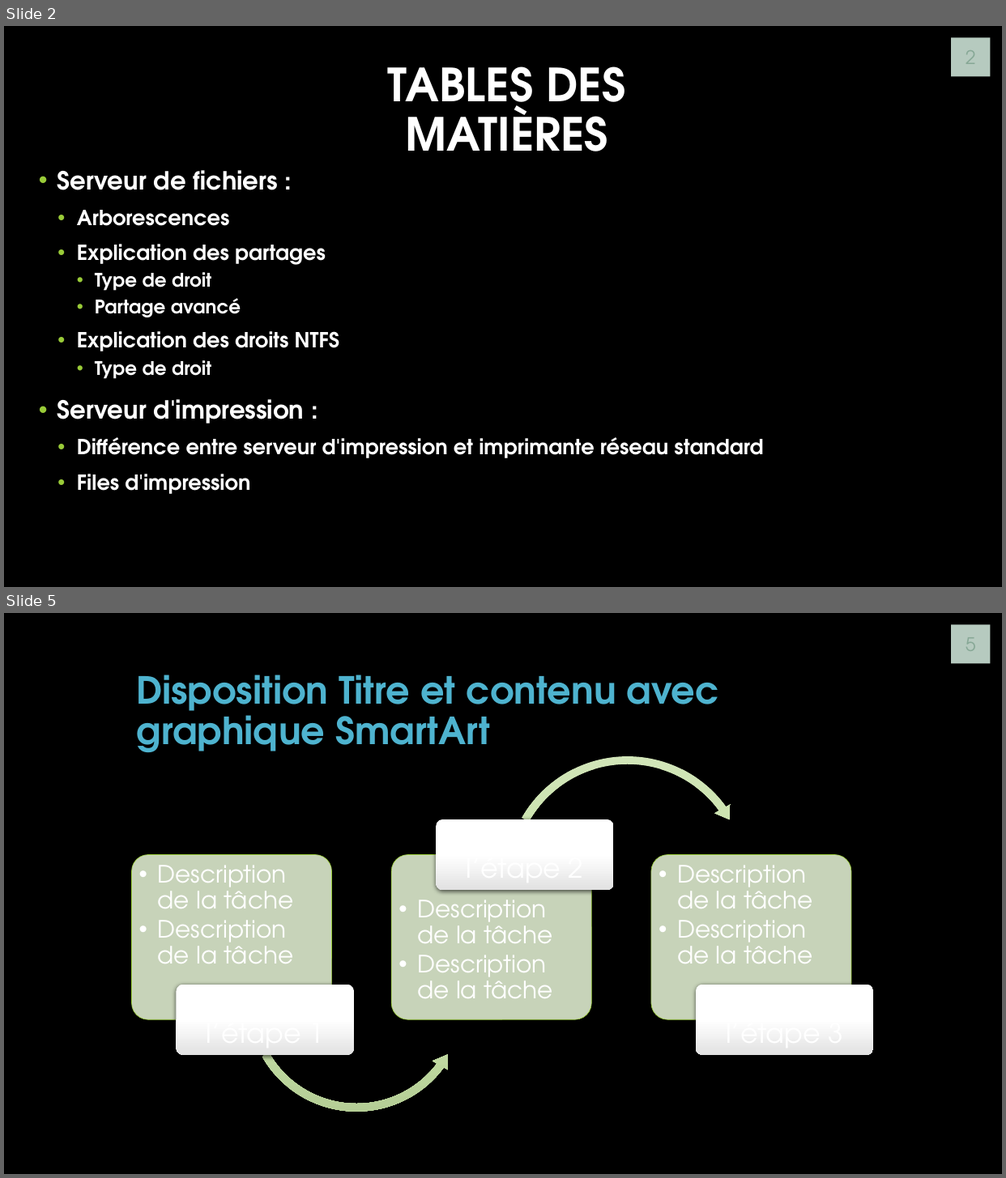
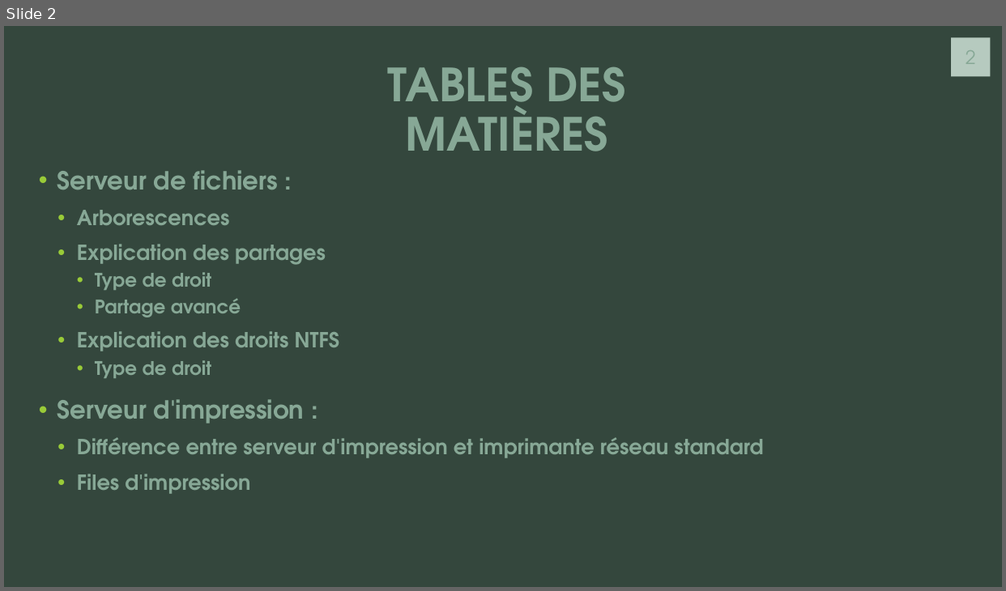
Before and after one commit to J0rg321/Serveur_Fichiers_ICT-123, a slide deck: SERVEUR ET FICHIERS D’IMPRESSION.pptx. Shown one above the other, each under a label of ours: slides 2 and 5 before the commit, slide 2 after it; the slides between them are not shown. The pictures are 1006x1178 and 1006x591 pixels, drawn with LibreOffice and Linux fonts; fonts in the diff are those of the drawing; background and template pictures are left out. Boxes give left, top, right and bottom in pixels: in the first picture for what was removed or moved away, otherwise in the second. Text is boxed around its words. In the diff, an @@ line names an element or a change of style, - is before the commit and + after.

```diff
--- a/SERVEUR ET FICHIERS D’IMPRESSION.pptx
+++ b/SERVEUR ET FICHIERS D’IMPRESSION.pptx
@@ slide 5 removed at box(4, 613, 1002, 1174), background picture (left out); not listed: 1 template element that a slide beside it also shows @@
@@ title removed at box(136, 675, 719, 752) @@
-Disposition Titre et contenu avec graphique SmartArt
@@ group removed at box(131, 752, 874, 1117): 6 rounded rectangles, 6 texts, 1 left circular arrow, 1 circular arrow @@
-  •• Description de la tâche
-  •• Description de la tâche
-Titre de l’étape 1
-  •• Description de la tâche
-  •• Description de la tâche
-Titre de l’étape 2
-  •• Description de la tâche
-  •• Description de la tâche
-Titre de l’étape 3
@@ slide 2 changed as well @@
@@ background picture (left out) to #34473D @@
@@ title "TABLES DES MATIÈRES" at box(388, 66, 625, 152): text colour #FFFFFF to #87A896 @@
@@ text "Serveur de fichiers :" at box(57, 170, 763, 494): text colour #FFFFFF to #87A896 @@
```
Also in this commit, not shown: 1 other slide changed, 6 slides added, 2 other slides removed.
